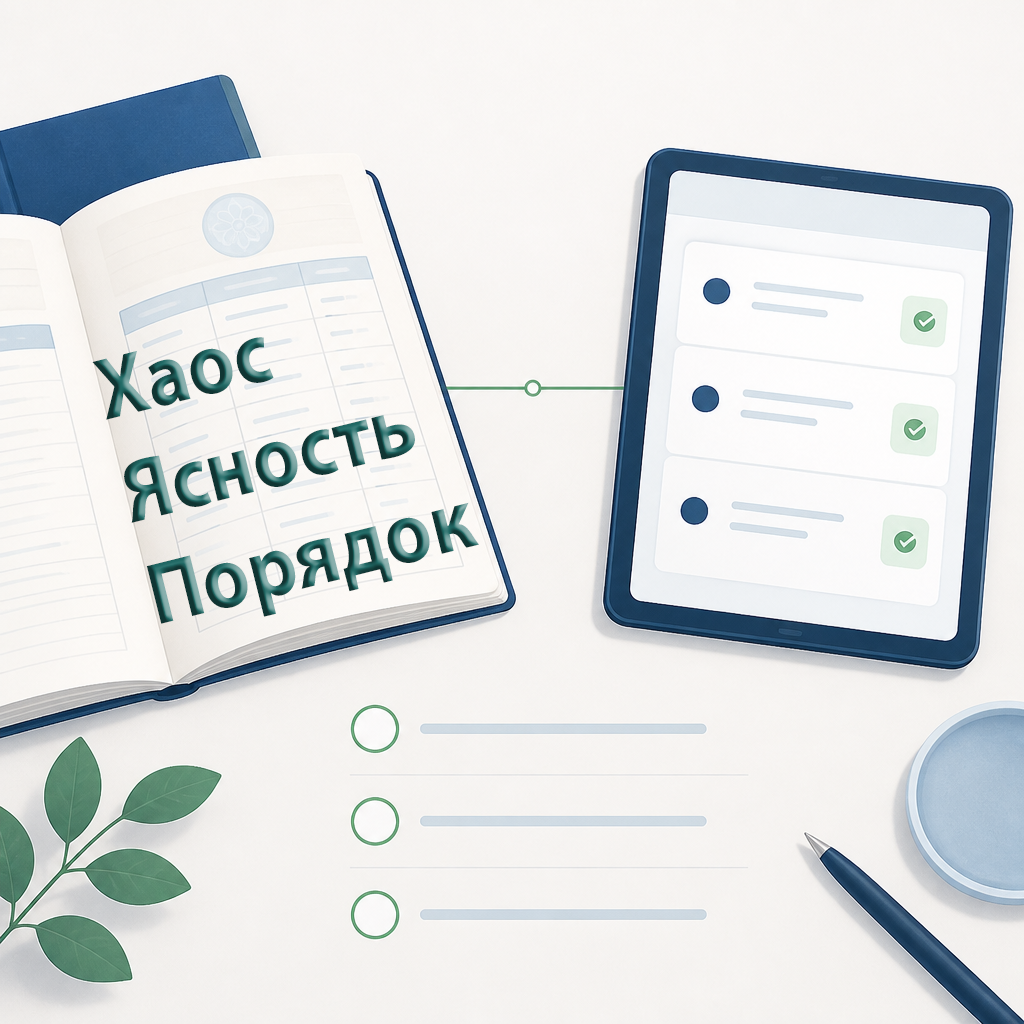
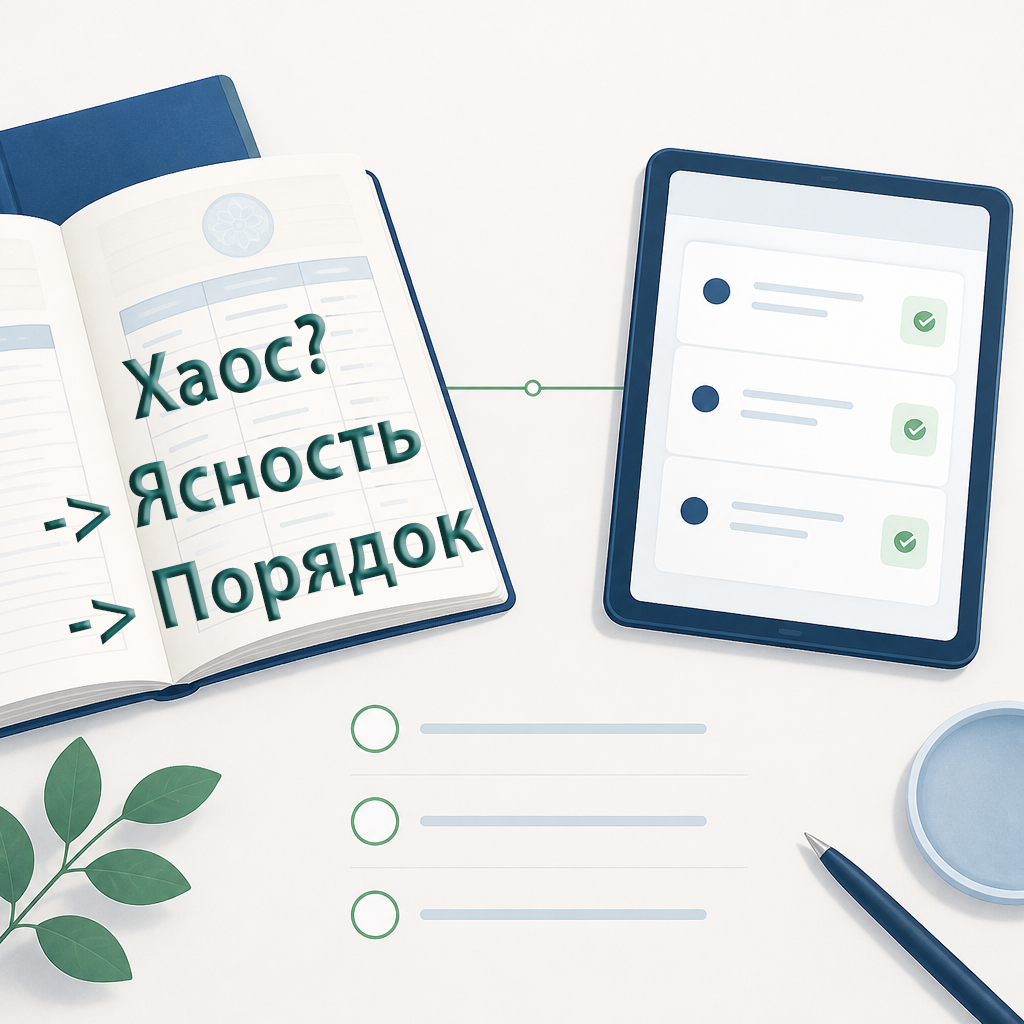
Comparing the layer stacks of the two (1024, 1024) images. Changes:
renamed "Хаос Ясность Порядок" to "Хаос? -> Ясность -> Порядок", painted on it over (43, 313, 484, 645)